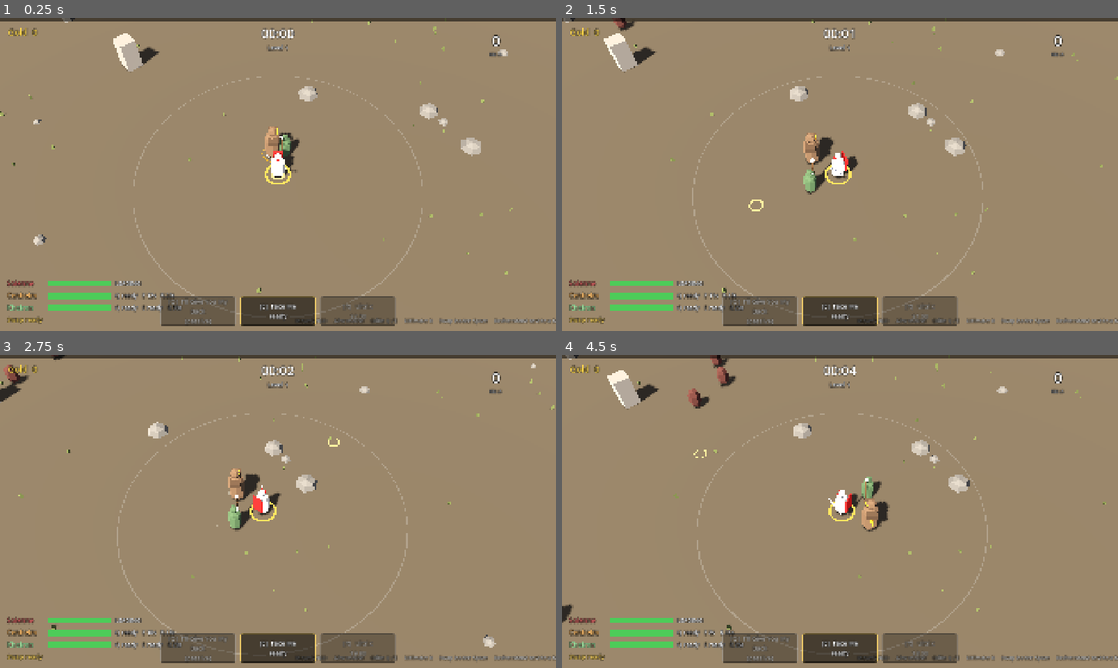
Above: before the commit, frames 1-4 (two rows, left to right).
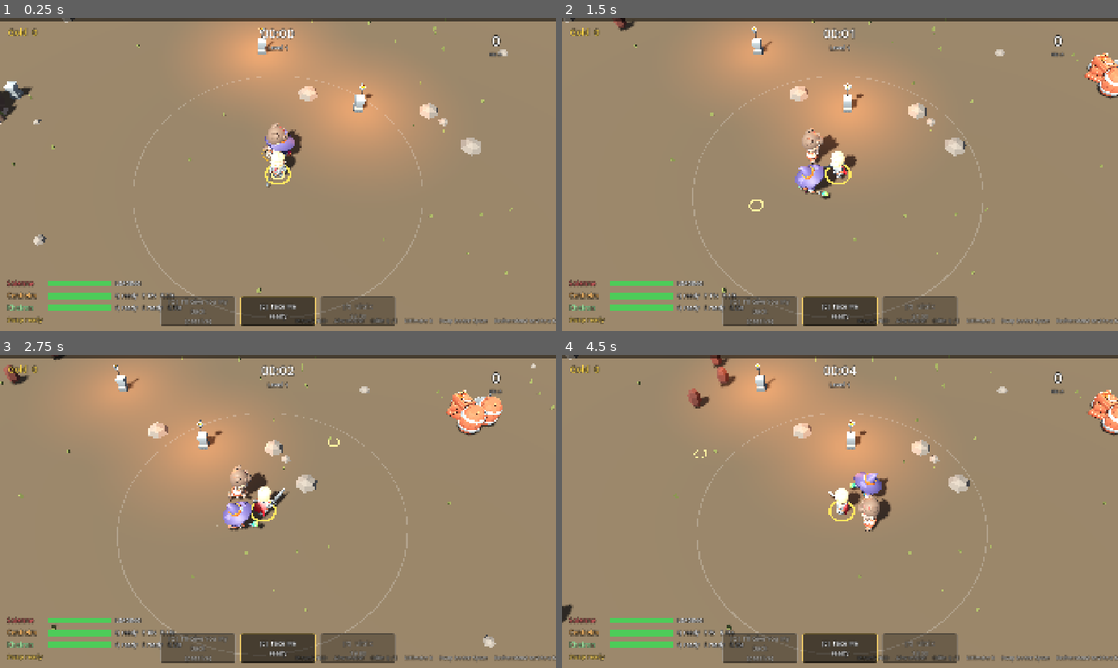
Above: after the commit, the same moments.

Repository: bjmwillis-bit/Party-Survivors
Game: Godot game, scene res://scenes/main.tscn
Two runs of this game, one before a commit and one after it. Both use one fixed random seed, a clock stepped at 60 frames per second and the inputs below.
Inputs (mouse positions are in pixels of both pictures, inside the frame that each line leads up to):
- Up to frame 1 (0.25 s): no input
- Up to frame 2 (1.5 s): tap Enter (restart) at 0.5 s; move the mouse to (962, 158) at 0.52 s; hold D (move_right) 0.53-1.25 s; tap B (banish) at 0.6 s; click (962, 158) at 0.67 s; drag from (728, 190) to (812, 237) at 1.27 s
- Up to frame 3 (2.75 s): move the mouse to (333, 442) at 2.02 s; hold D (move_right) from 2.03 s (still down); tap 2 (pick_2) at 2.1 s
- Up to frame 4 (4.5 s): release D (move_right) at 2.75 s; drag from (812, 574) to (673, 464) at 2.77 s; move the mouse to (1006, 558) at 3.52 s; hold A (move_left) 3.53-4.25 s; tap F (reroll) at 3.6 s; drag from (673, 464) to (756, 433) at 4.27 s

The runs differ from the first frame. In frame 1, 12% of the frame differs, in the area x 0-80%, y 1-55%; in frame 2, 12%; in frame 3, 11%; in frame 4, 12%.

Commit message:
Placeholder art: KayKit heroes with animations, ruins, braziers and chests
Solenne, Cenhelm and Kheiron now wear KayKit Adventurers models (Knight
without her helmet, Barbarian, Mage) with idle, run and death animations
and their weapons in hand. The arena gets ruined walls, pillars, rubble,
old camps and flickering braziers from the KayKit Dungeon pack, and
chests use the pack's chest models with a rattling lid. Ruins are solid:
heroes and enemies slide round them. Both packs are CC0 by Kay Lousberg.

Co-Authored-By: Claude Opus 5.5 <noreply@anthropic.com>
Claude-Session: https://claude.ai/code/session_01FMcHcLmJedgvY8KW7w1KPC

Diff:
--- a/scripts/chests.gd
+++ b/scripts/chests.gd
@@ -22,22 +22,37 @@
 	var root := Node3D.new()
 	root.position = Vector3(at.x, 0.0, at.y)
 	add_child(root)
-	var body := MeshInstance3D.new()
-	var box := BoxMesh.new()
-	box.size = Vector3(0.9, 0.55, 0.6)
-	body.mesh = box
-	body.material_override = Game.material(Color(0.42, 0.28, 0.16))
-	body.position.y = 0.3
-	root.add_child(body)
-	var lid := MeshInstance3D.new()
-	var lid_box := BoxMesh.new()
-	lid_box.size = Vector3(0.95, 0.18, 0.65)
-	lid.mesh = lid_box
 	var col: Color = TIERS[tier]["color"]
 	var glow := Game.material(col, 0.6)
-	lid.material_override = glow
-	lid.position.y = 0.66
-	root.add_child(lid)
+	var lid: Node3D = null
+	# KayKit chest (CC0) as a placeholder; a plain box if it's missing.
+	var model := Game.model("res://assets/kaykit/dungeon/%s.gltf" % ("chest_gold" if tier == "legendary" else "chest"))
+	if model != null:
+		model.scale = Vector3.ONE * 0.55
+		model.position.y = 0.1
+		root.add_child(model)
+		lid = model.find_child("chest*lid", true, false) as Node3D
+	else:
+		var body := MeshInstance3D.new()
+		var box := BoxMesh.new()
+		box.size = Vector3(0.9, 0.55, 0.6)
+		body.mesh = box
+		body.material_override = Game.material(Color(0.42, 0.28, 0.16))
+		body.position.y = 0.3
+		root.add_child(body)
+	# A glowing band in the chest's rarity colour.
+	var band := MeshInstance3D.new()
+	var band_mesh := TorusMesh.new()
+	band_mesh.inner_radius = 0.62
+	band_mesh.outer_radius = 0.72
+	band_mesh.rings = 24
+	band_mesh.ring_segments = 4
+	band.mesh = band_mesh
+	band.material_override = glow
+	band.scale = Vector3(1.0, 0.25, 1.0)
+	band.position.y = 0.06
+	band.cast_shadow = GeometryInstance3D.SHADOW_CASTING_SETTING_OFF
+	root.add_child(band)
 	var ring := MeshInstance3D.new()
 	var torus := TorusMesh.new()
 	torus.inner_radius = 0.75
--- a/scripts/enemy_manager.gd
+++ b/scripts/enemy_manager.gd
@@ -458,6 +458,15 @@
 			sep[i] = push
 		knock[i] = knock[i] * decay
 		var np := p + (v + sep[i] * 6.0 + knock[i]) * delta
+		# Ruins block the way: slide round them instead of sticking behind.
+		var body_r: float = 0.35 * SCALE[k]
+		var out: Vector2 = Game.push_out(np, body_r)
+		if out != np:
+			var n: Vector2 = (out - np).normalized()
+			var tang := Vector2(-n.y, n.x)
+			if tang.dot(v) < 0.0:
+				tang = -tang
+			np = Game.push_out(out + tang * v.length() * delta, body_r)
 		var a: float = Game.main.ARENA_HALF
 		np.x = clampf(np.x, -a, a)
 		np.y = clampf(np.y, -a, a)
--- a/scripts/game.gd
+++ b/scripts/game.gd
@@ -54,6 +54,62 @@
 
 func add_shake(amount: float) -> void:
 	shake = maxf(shake, amount)
+
+
+# --- Models and obstacles ----------------------------------------------------
+
+var _scene_cache := {}
+
+## Loads and instances a model (a .glb or .gltf), or returns null if it is
+## missing, so callers can fall back to grey-box shapes.
+func model(path: String) -> Node3D:
+	if not _scene_cache.has(path):
+		_scene_cache[path] = load(path) if ResourceLoader.exists(path) else null
+	var scene = _scene_cache[path]
+	if scene == null:
+		return null
+	return scene.instantiate() as Node3D
+
+
+## Solid round obstacles (pillars, walls, rubble), kept in a coarse grid so
+## every enemy can check the ones near it cheaply. Each is Vector3(x, z, radius).
+const OBSTACLE_CELL := 4.0
+var _obstacles := {}
+
+
+func clear_obstacles() -> void:
+	_obstacles.clear()
+
+
+func add_obstacle(at: Vector2, radius: float) -> void:
+	var lo := Vector2i(floori((at.x - radius - 1.5) / OBSTACLE_CELL), floori((at.y - radius - 1.5) / OBSTACLE_CELL))
+	var hi := Vector2i(floori((at.x + radius + 1.5) / OBSTACLE_CELL), floori((at.y + radius + 1.5) / OBSTACLE_CELL))
+	for gx in range(lo.x, hi.x + 1):
+		for gy in range(lo.y, hi.y + 1):
+			var key := Vector2i(gx, gy)
+			if not _obstacles.has(key):
+				_obstacles[key] = []
+			_obstacles[key].append(Vector3(at.x, at.y, radius))
+
+
+## Moves a point of the given radius out of any obstacle it overlaps.
+func push_out(p: Vector2, radius: float) -> Vector2:
+	var cell = _obstacles.get(Vector2i(floori(p.x / OBSTACLE_CELL), floori(p.y / OBSTACLE_CELL)))
+	if cell == null:
+		return p
+	for o in cell:
+		var c := Vector2(o.x, o.y)
+		var d := p - c
+		var min_d: float = o.z + radius
+		var l2 := d.length_squared()
+		if l2 < min_d * min_d:
+			var l := sqrt(l2)
+			p = c + (d / l if l > 0.001 else Vector2.RIGHT) * min_d
+	return p
+
+
+func blocked(p: Vector2, radius: float) -> bool:
+	return push_out(p, radius) != p
 
 
 # --- Low-poly helpers --------------------------------------------------------
--- a/scripts/hero.gd
+++ b/scripts/hero.gd
@@ -146,6 +146,11 @@
 var _lead_ring: MeshInstance3D
 var _revive_ring: MeshInstance3D
 var _taunt_ring: MeshInstance3D
+var _model: Node3D # the KayKit placeholder model, if it loaded
+var _anim: AnimationPlayer
+var _anim_state := ""
+var _meshes: Array[MeshInstance3D] = []
+var _tint := -1
 
 
 func setup(hero_kind: String) -> void:
@@ -173,7 +178,10 @@
 	_counter_boost_t = maxf(0.0, _counter_boost_t - delta)
 	for slot in cooldown:
 		cooldown[slot] = maxf(0.0, cooldown[slot] - delta)
-	if _flash > 0.0:
+	if _model != null:
+		_set_tint(2 if _flash > 0.0 else (1 if downed else 0))
+		_update_anim()
+	elif _flash > 0.0:
 		_mat.albedo_color = Color.WHITE
 	elif downed:
 		_mat.albedo_color = color.darkened(0.55)
@@ -187,8 +195,9 @@
 		dashing = false
 		var frac: float = revive_progress / Game.party.revive_time
 		_revive_ring.scale = Vector3.ONE * (0.4 + frac * 1.2)
-		_body.rotation.x = lerpf(_body.rotation.x, -1.45, 1.0 - exp(-12.0 * delta))
-		_body.position.y = 0.2
+		if _model == null: # the model plays its death animation instead
+			_body.rotation.x = lerpf(_body.rotation.x, -1.45, 1.0 - exp(-12.0 * delta))
+			_body.position.y = 0.2
 		return
 	_body.rotation.x = lerpf(_body.rotation.x, 0.0, 1.0 - exp(-12.0 * delta))
 
@@ -203,8 +212,9 @@
 	# Stepping: a quick bob and sway, with a puff of dust on each footfall.
 	if moving:
 		_bob += delta * 14.0
-		_body.position.y = absf(sin(_bob)) * 0.12
-		_body.rotation.z = sin(_bob) * 0.06
+		if _model == null: # the model's run cycle has its own bounce
+			_body.position.y = absf(sin(_bob)) * 0.12
+			_body.rotation.z = sin(_bob) * 0.06
 		_step_timer -= delta
 		if _step_timer <= 0.0:
 			_step_timer = PI / 14.0
@@ -862,13 +872,121 @@
 
 
 # --- Look --------------------------------------------------------------------
-# Grey-box shapes: a faceted body, a head, and one signature prop in the
-# hero's accent colour, so each reads at a distance. Real models replace this.
+# Placeholder models from KayKit Adventurers (CC0, Kay Lousberg) until the
+# real heroes arrive. If a model is missing, the grey-box shapes below are
+# used instead.
+
+const KAYKIT := "res://assets/kaykit/"
+const MODELS := {
+	"solenne": {"file": "characters/Knight.glb", "scale": 0.8,
+		"hide": ["Knight_Helmet", "Knight_HelmetVisor"], # no helmet: she shows her face
+		"right": "weapons/sword_1handed.gltf"},
+	"cenhelm": {"file": "characters/Barbarian.glb", "scale": 0.95, "hide": [], "right": ""}, # bare hands
+	"kheiron": {"file": "characters/Mage.glb", "scale": 0.78, "hide": [], "right": "weapons/staff.gltf"},
+}
+const ANIM_FILES := ["animations/Rig_Medium_General.glb", "animations/Rig_Medium_MovementBasic.glb"]
+const LOOPING := ["Idle_A", "Idle_B", "Running_A", "Running_B", "Walking_A", "Walking_B", "Walking_C", "Death_A_Pose"]
+
+static var _anim_lib: AnimationLibrary
+
+
+## Every animation from the shared Rig_Medium files, in one library that any
+## KayKit character can play (they all share the same skeleton).
+static func _animations() -> AnimationLibrary:
+	if _anim_lib != null:
+		return _anim_lib
+	_anim_lib = AnimationLibrary.new()
+	for f in ANIM_FILES:
+		var src = Game.model(KAYKIT + f)
+		if src == null:
+			continue
+		var ap := src.find_child("AnimationPlayer", true, false) as AnimationPlayer
+		if ap != null:
+			for n in ap.get_animation_list():
+				if not _anim_lib.has_animation(n):
+					var a: Animation = ap.get_animation(n).duplicate()
+					if n in LOOPING:
+						a.loop_mode = Animation.LOOP_LINEAR
+					_anim_lib.add_animation(n, a)
+		src.free()
+	return _anim_lib
+
+
+func _build_model() -> bool:
+	var m: Dictionary = MODELS.get(kind, {})
+	if m.is_empty():
+		return false
+	var model := Game.model(KAYKIT + str(m["file"]))
+	if model == null:
+		return false
+	_model = model
+	_model.scale = Vector3.ONE * float(m["scale"])
+	_body.add_child(_model)
+	for n in m["hide"]:
+		var part := _model.find_child(n, true, false) as Node3D
+		if part != null:
+			part.visible = false
+	var skel := _model.find_child("Skeleton3D", true, false) as Skeleton3D
+	if skel != null and str(m["right"]) != "":
+		var weapon := Game.model(KAYKIT + str(m["right"]))
+		if weapon != null:
+			var hand := BoneAttachment3D.new()
+			hand.bone_name = "handslot.r"
+			skel.add_child(hand)
+			hand.add_child(weapon)
+	for mi in _model.find_children("*", "MeshInstance3D", true, false):
+		_meshes.append(mi)
+	_anim = AnimationPlayer.new()
+	_model.add_child(_anim)
+	_anim.add_animation_library("", _animations())
+	_update_anim()
+	return true
+
+
+## Picks the animation for what the hero is doing right now.
+func _update_anim() -> void:
+	var want := "Idle_A"
+	var speed_scale := 1.0
+	if downed:
+		want = "Death_A"
+	elif dashing:
+		want = "Running_A"
+		speed_scale = 1.6
+	elif moving:
+		want = "Running_A"
+		speed_scale = 1.15
+	if want != _anim_state and _anim.has_animation(want):
+		_anim_state = want
+		_anim.play(want, 0.12)
+	_anim.speed_scale = speed_scale
+
+
+## Hit flash and the dimmed look when down, drawn as an overlay on the
+## model's own textures. 0 normal, 1 down, 2 flash.
+func _set_tint(state: int) -> void:
+	if state == _tint:
+		return
+	_tint = state
+	var overlay: Material = null
+	if state > 0:
+		var o := StandardMaterial3D.new()
+		o.shading_mode = BaseMaterial3D.SHADING_MODE_UNSHADED
+		o.transparency = BaseMaterial3D.TRANSPARENCY_ALPHA
+		o.albedo_color = Color(1.0, 1.0, 1.0, 0.75) if state == 2 else Color(0.05, 0.05, 0.1, 0.5)
+		overlay = o
+	for mi in _meshes:
+		mi.material_overlay = overlay
+
 
 func _build_visual() -> void:
 	_body = Node3D.new()
 	add_child(_body)
 	_mat = Game.material(color)
+	if _build_model():
+		_lead_ring = _flat_ring(0.62, 0.78, Color(1.0, 0.82, 0.3, 0.9))
+		_revive_ring = _flat_ring(0.85, 1.0, Color(0.5, 1.0, 0.5, 0.8))
+		_revive_ring.visible = false
+		return
 	var accent_mat := Game.material(accent, 0.5)
 	var size := 1.0
 	if kind == "cenhelm":
--- a/scripts/main.gd
+++ b/scripts/main.gd
@@ -78,6 +78,7 @@
 
 
 func _process(delta: float) -> void:
+	_flicker(delta)
 	if ended:
 		return
 	Game.time_alive += delta
@@ -321,10 +322,146 @@
 	var tuft := PrismMesh.new()
 	tuft.size = Vector3(0.35, 0.5, 0.12)
 	_scatter(tuft, Color(0.38, 0.42, 0.25), 900, 0.6, 1.3, 1.0, 22)
-	var pillar := BoxMesh.new()
-	pillar.size = Vector3(0.9, 3.5, 0.9)
-	_scatter(pillar, Color(0.55, 0.53, 0.5), 30, 0.6, 1.3, 1.0, 33)
+	_build_ruins()
 	_build_boundary()
+
+
+# --- Ruins -------------------------------------------------------------------
+# Placeholder dressing from the KayKit Dungeon pack (CC0, Kay Lousberg):
+# broken walls, pillars, braziers and the leavings of old camps, scattered in
+# small clusters. Walls, pillars and rubble are solid.
+
+const DUNGEON := "res://assets/kaykit/dungeon/"
+const PROP_SCALE := 0.8
+## Each piece: [model, offset x, offset z, turn (degrees), solid radius (0 = walk-through)]
+const RUIN_SITES := [
+	[["wall_broken", 0.0, 0.0, 0.0, 0.0], ["pillar", -2.0, 0.0, 0.0, 0.7], ["rubble_half", 0.6, 2.2, 15.0, 0.0], ["banner_patternA_red", 0.9, 0.05, 0.0, 0.0]],
+	[["wall_cracked", 0.0, 0.0, 0.0, 0.0], ["wall_broken", 3.2, 0.0, 0.0, 0.0], ["pillar_decorated", 1.6, 0.0, 0.0, 0.8], ["sword_shield_broken", 1.0, 2.0, 30.0, 0.0]],
+	[["pillar", 0.0, 0.0, 0.0, 0.7], ["pillar", 4.0, 0.0, 0.0, 0.7], ["pillar", 0.0, 4.0, 0.0, 0.7], ["rubble_half", 3.0, 3.0, 200.0, 0.0]],
+	[["rubble_large", 0.0, 0.0, 0.0, 0.0], ["column", 3.8, 1.5, 0.0, 0.4], ["sword_shield_broken", -2.0, 2.0, -40.0, 0.0]],
+	[["barrel_large", 0.0, 0.0, 0.0, 0.8], ["crates_stacked", 2.0, 0.4, 20.0, 1.0], ["barrel_large", 0.4, 1.8, 0.0, 0.8], ["sword_shield_broken", 2.2, 2.4, 70.0, 0.0]],
+]
+## Braziers: a column with a lit torch on top, throwing warm light.
+const BRAZIERS := 6
+
+
+func _build_ruins() -> void:
+	Game.clear_obstacles()
+	var rng := RandomNumberGenerator.new()
+	rng.seed = 33
+	var placed: Array[Vector2] = []
+	var tries := 0
+	while placed.size() < 22 and tries < 400:
+		tries += 1
+		var p := Vector2(rng.randf_range(-ARENA_HALF + 6.0, ARENA_HALF - 6.0), rng.randf_range(-ARENA_HALF + 6.0, ARENA_HALF - 6.0))
+		if p.length() < 12.0 or _too_close(p, placed, 14.0):
+			continue
+		placed.append(p)
+		var site: Array = RUIN_SITES[rng.randi() % RUIN_SITES.size()]
+		var turn := rng.randf() * TAU
+		for piece in site:
+			_place_piece(piece, p, turn)
+	# Braziers light the way, a little apart from the ruins.
+	var lit := 0
+	tries = 0
+	while lit < BRAZIERS and tries < 400:
+		tries += 1
+		var p := Vector2(rng.randf_range(-ARENA_HALF + 8.0, ARENA_HALF - 8.0), rng.randf_range(-ARENA_HALF + 8.0, ARENA_HALF - 8.0))
+		if _too_close(p, placed, 6.0) or (lit > 0 and p.length() < 10.0):
+			continue
+		if lit == 0:
+			p = Vector2(5.0, -5.0) # one near the start, so it's seen at once
+		placed.append(p)
+		_brazier(p)
+		lit += 1
+	# Patches of rocky earth break up the flat ground.
+	for i in 40:
+		var p := Vector2(rng.randf_range(-ARENA_HALF, ARENA_HALF), rng.randf_range(-ARENA_HALF, ARENA_HALF))
+		var floor_patch := Game.model(DUNGEON + "floor_dirt_large_rocky.gltf")
+		if floor_patch == null:
+			break
+		floor_patch.position = Vector3(p.x, 0.0, p.y)
+		floor_patch.rotation.y = rng.randi_range(0, 3) * PI * 0.5
+		floor_patch.scale = Vector3(1.0, 0.4, 1.0) * PROP_SCALE
+		add_child(floor_patch)
+
+
+func _too_close(p: Vector2, others: Array[Vector2], dist: float) -> bool:
+	for o in others:
+		if o.distance_to(p) < dist:
+			return true
+	return false
+
+
+func _place_piece(piece: Array, at: Vector2, turn: float) -> void:
+	var node := Game.model(DUNGEON + str(piece[0]) + ".gltf")
+	if node == null:
+		return
+	var off := Vector2(float(piece[1]), float(piece[2])).rotated(-turn) * PROP_SCALE
+	var p := at + off
+	node.position = Vector3(p.x, 0.0, p.y)
+	node.rotation.y = turn + deg_to_rad(float(piece[3]))
+	node.scale = Vector3.ONE * PROP_SCALE
+	add_child(node)
+	var r: float = float(piece[4]) * PROP_SCALE
+	if r > 0.0:
+		Game.add_obstacle(p, r)
+	# Walls and rubble are long: block them with a row of circles.
+	var name_s := str(piece[0])
+	var half_len := 0.0
+	var rad := 0.0
+	if name_s.begins_with("wall"):
+		half_len = 1.6
+		rad = 0.55
+	elif name_s == "rubble_large":
+		half_len = 3.0
+		rad = 1.1
+	elif name_s == "rubble_half":
+		half_len = 1.2
+		rad = 1.0
+	if half_len > 0.0:
+		var along := Vector2(cos(-node.rotation.y), sin(-node.rotation.y))
+		var centre := p
+		if name_s == "rubble_half": # this piece starts at its origin and runs one way
+			centre = p + along * 1.6
+		var k := -half_len
+		while k <= half_len + 0.01:
+			Game.add_obstacle(centre + along * k, rad)
+			k += rad * 1.2
+
+
+func _brazier(p: Vector2) -> void:
+	var column := Game.model(DUNGEON + "column.gltf")
+	var torch := Game.model(DUNGEON + "torch_lit.gltf")
+	if column == null or torch == null:
+		return
+	column.position = Vector3(p.x, 0.0, p.y)
+	column.scale = Vector3.ONE * PROP_SCALE
+	add_child(column)
+	torch.position = Vector3(p.x, 1.4 * PROP_SCALE + 0.35, p.y)
+	torch.scale = Vector3.ONE * PROP_SCALE
+	add_child(torch)
+	Game.add_obstacle(p, 0.45)
+	var light := OmniLight3D.new()
+	light.position = Vector3(p.x, 2.4, p.y)
+	light.light_color = Color(1.0, 0.6, 0.3)
+	light.light_energy = 2.2
+	light.omni_range = 8.0
+	light.shadow_enabled = false
+	add_child(light)
+	_flames.append(light)
+
+
+var _flames: Array[OmniLight3D] = []
+var _flame_t := 0.0
+
+
+## Makes the brazier lights flicker.
+func _flicker(delta: float) -> void:
+	_flame_t += delta
+	for i in _flames.size():
+		var f := _flames[i]
+		f.light_energy = 2.0 + 0.35 * sin(_flame_t * 9.0 + i * 1.7) + 0.2 * sin(_flame_t * 23.0 + i)
 
 
 func _scatter(mesh: Mesh, color: Color, count: int, scale_min: float, scale_max: float, height_scale: float, seed_value: int) -> void:
--- a/scripts/party.gd
+++ b/scripts/party.gd
@@ -265,6 +265,17 @@
 			spd = maxf(spd, d * 9.0)
 		var step := minf(d - stop, spd * delta)
 		h.position += to / d * step
+		# Walk round ruins rather than into them.
+		var hp2 := Vector2(h.position.x, h.position.z)
+		var out: Vector2 = Game.push_out(hp2, 0.4)
+		if out != hp2:
+			var n: Vector2 = (out - hp2).normalized()
+			var tang := Vector2(-n.y, n.x)
+			if tang.dot(Vector2(to.x, to.z)) < 0.0:
+				tang = -tang
+			out = Game.push_out(out + tang * step, 0.4)
+			h.position.x = out.x
+			h.position.z = out.y
 		h.moving = step > speed * 0.25 * delta
 		h.move_dir = to / d
 		if h.face_lock <= 0.0 and h.moving:
@@ -297,8 +308,14 @@
 	return Game.enemies.best_target_in_circle(from, leash_center, LEASH)
 
 
-## Stops heroes standing inside each other.
+## Stops heroes standing inside each other, or inside the ruins.
 func _separate_heroes() -> void:
+	for h in heroes:
+		var p := Vector2(h.position.x, h.position.z)
+		var out: Vector2 = Game.push_out(p, 0.4)
+		if out != p:
+			h.position.x = out.x
+			h.position.z = out.y
 	for i in heroes.size():
 		for j in range(i + 1, heroes.size()):
 			var a = heroes[i]
Not shown, added: assets/kaykit/License_Adventurers.txt
Not shown, added: assets/kaykit/License_Dungeon.txt
Binary file added: assets/kaykit/animations/Rig_Medium_General.glb
Not shown, added: assets/kaykit/animations/Rig_Medium_General.glb.import
Binary file added: assets/kaykit/animations/Rig_Medium_MovementBasic.glb
Not shown, added: assets/kaykit/animations/Rig_Medium_MovementBasic.glb.import
Binary file added: assets/kaykit/characters/Barbarian.glb
Not shown, added: assets/kaykit/characters/Barbarian.glb.import
Binary file added: assets/kaykit/characters/Barbarian_barbarian_texture.png
Not shown, added: assets/kaykit/characters/Barbarian_barbarian_texture.png.import
Binary file added: assets/kaykit/characters/Knight.glb
Not shown, added: assets/kaykit/characters/Knight.glb.import
(and 68 more such lines)
